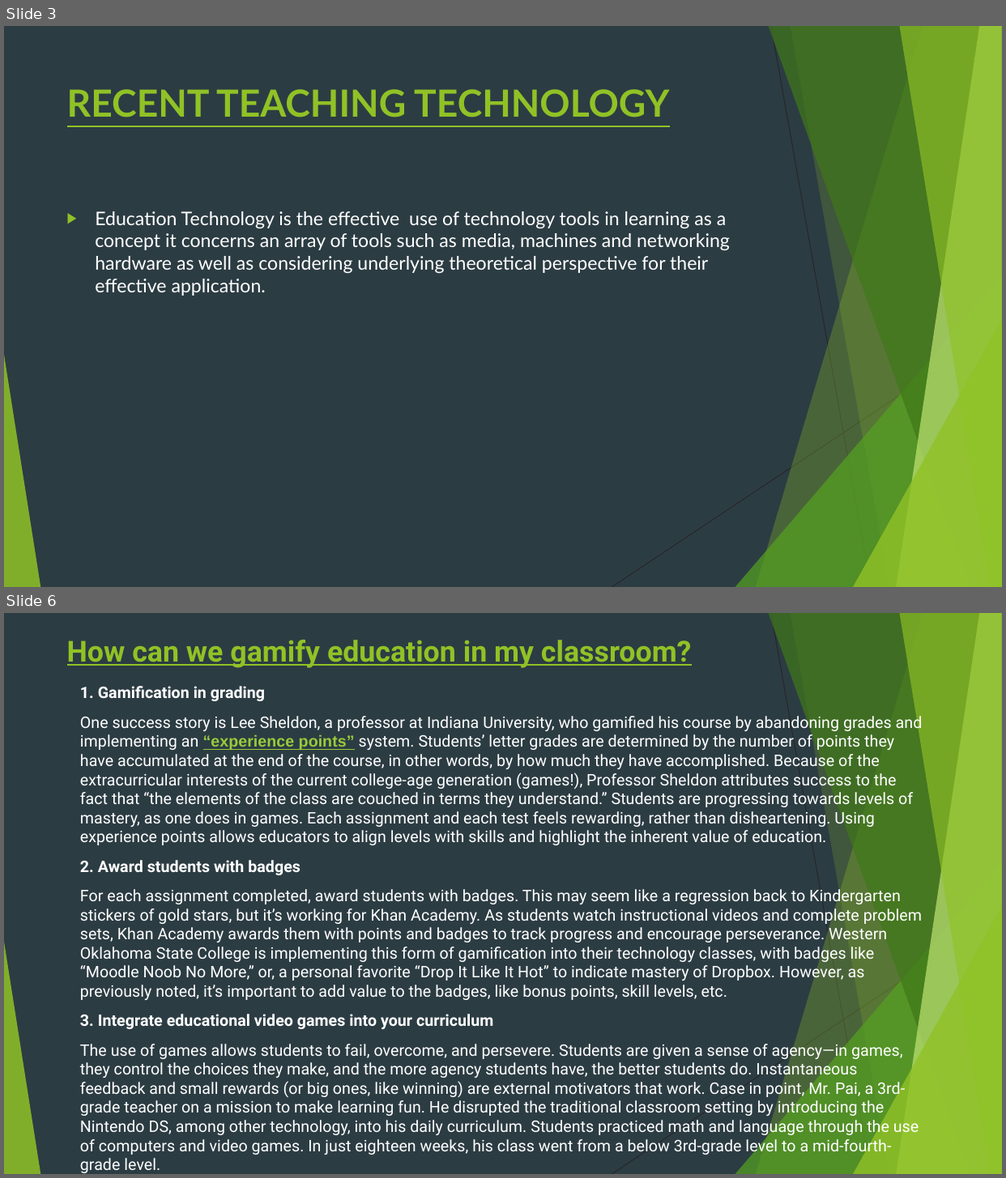
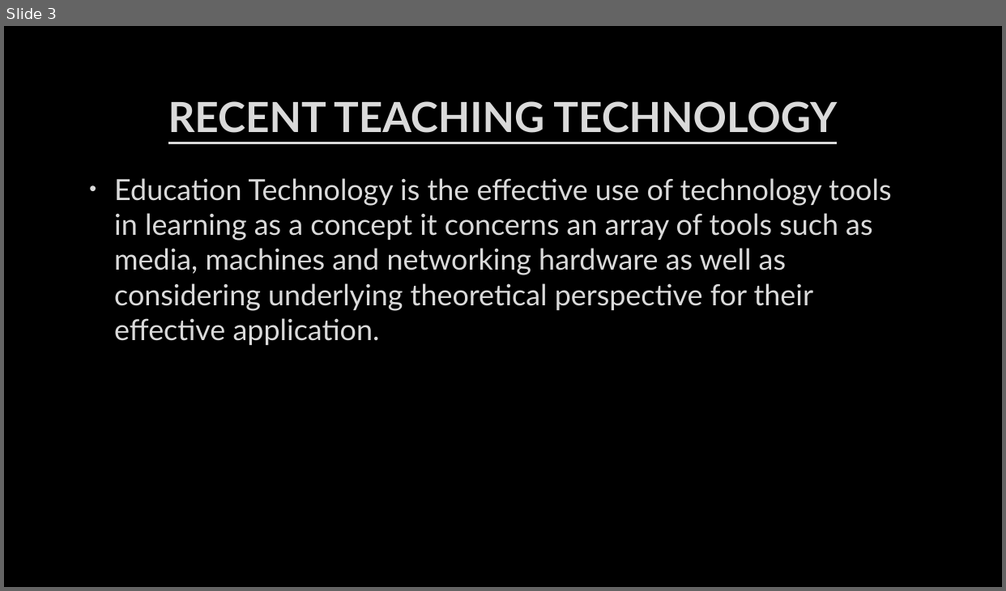
Before and after one commit to ParulSehotra/CISHack-MIET, a slide deck: Team terminators.pptx. Shown one above the other, each under a label of ours: slides 3 and 6 before the commit, slide 3 after it; the slides between them are not shown. The pictures are 1006x1178 and 1006x591 pixels, drawn with LibreOffice and Linux fonts; fonts in the diff are those of the drawing; background and template pictures are left out. Boxes give left, top, right and bottom in pixels: in the first picture for what was removed or moved away, otherwise in the second. Text is boxed around its words. In the diff, an @@ line names an element or a change of style, - is before the commit and + after.

```diff
--- a/Team terminators.pptx
+++ b/Team terminators.pptx
@@ slide 6 removed at [4, 613, 1002, 1174], background #2C3C43; not listed: 10 template elements that a slide beside it also shows @@
@@ title removed at [67, 640, 692, 668] @@
-How can we gamify education in my classroom?
@@ text removed at [80, 686, 923, 1174] @@
-1. Gamification in grading
-One success story is Lee Sheldon, a professor at Indiana University, who gamified his course by abandoning grades and implementing an “experience points” system. Students’ letter grades are determined by the number of points they have accumulated at the end of the course, in other words, by how much they have accomplished. Because of the extracurricular interests of the current college-age generation (games!), Professor Sheldon attributes success to the fact that “the elements of the class are couched in terms they understand.” Students are progressing towards levels of mastery, as one does in games. Each assignment and each test feels rewarding, rather than disheartening. Using experience points allows educators to align levels with skills and highlight the inherent value of education.
-2. Award students with badges
-For each assignment completed, award students with badges. This may seem like a regression back to Kindergarten stickers of gold stars, but it’s working for Khan Academy. As students watch instructional videos and complete problem sets, Khan Academy awards them with points and badges to track progress and encourage perseverance. Western Oklahoma State College is implementing this form of gamification into their technology classes, with badges like “Moodle Noob No More,” or, a personal favorite “Drop It Like It Hot” to indicate mastery of Dropbox. However, as previously noted, it’s important to add value to the badges, like bonus points, skill levels, etc.
-3. Integrate educational video games into your curriculum
-The use of games allows students to fail, overcome, and persevere. Students are given a sense of agency—in games, they control the choices they make, and the more agency students have, the better students do. Instantaneous feedback and small rewards (or big ones, like winning) are external motivators that work. Case in point, Mr. Pai, a 3rd-grade teacher on a mission to make learning fun. He disrupted the traditional classroom setting by introducing the Nintendo DS, among other technology, into his daily curriculum. Students practiced math and language through the use of computers and video games. In just eighteen weeks, his class went from a below 3rd-grade level to a mid-fourth-grade level.
@@ slide 3 changed as well @@
@@ background #2C3C43 to picture (left out) @@
@@ title "RECENT TEACHING TECHNOLOGY": place and size @@
-title "RECENT TEACHING TECHNOLOGY" at [67, 89, 669, 118]
+title "RECENT TEACHING TECHNOLOGY" at [168, 101, 837, 133]
@@ title "RECENT TEACHING TECHNOLOGY" at [168, 101, 837, 133]: size 36 to 40 pt, text colour #90C226 to #DADADA, letter outline none to #404040 0.75 pt; alignment left to centre; vertical alignment top to middle @@
@@ text "Education Technology is the effective ...": place and size @@
-text "Education Technology is the effective ..." at [95, 211, 730, 296]
+text "Education Technology is the effective ..." at [114, 178, 892, 345]
@@ text "Education Technology is the effective ..." at [114, 178, 892, 345]: size 18 to 28 pt, text colour #FFFFFF to #DADADA, letter outline none to #404040 0.75 pt; bullet ▶ to •; more space between paragraphs; bullet colour #90C226 to #DADADA @@
@@ group removed at [4, 26, 1002, 587]: 5 freeform shapes, 3 triangles, 2 lines @@
```
Also in this commit, not shown: 5 other slides changed, 4 slides added, 3 other slides removed.
